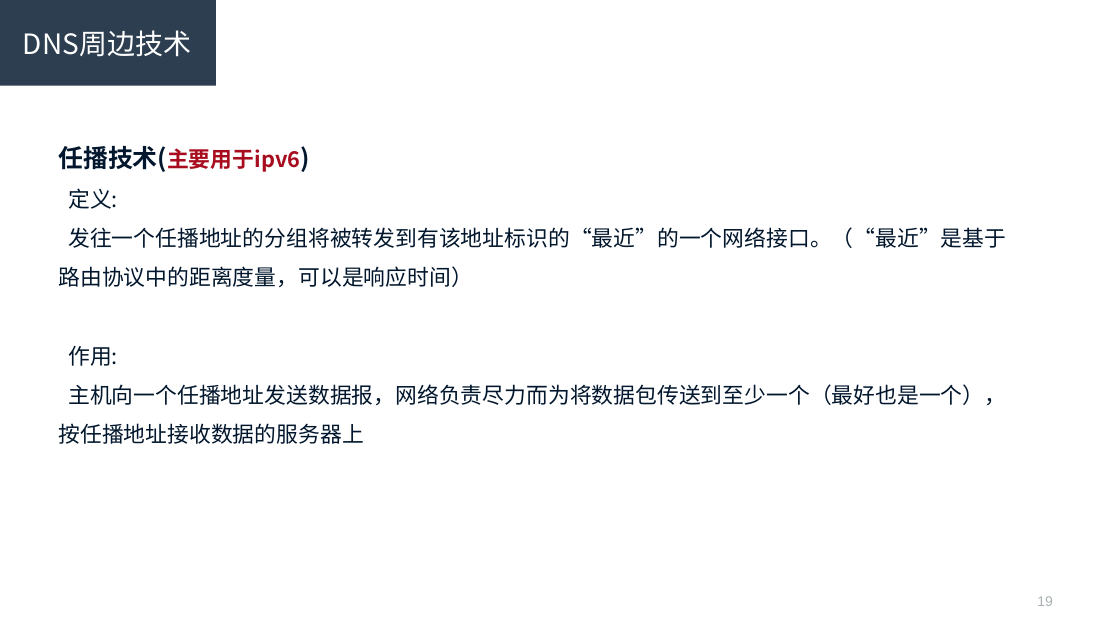
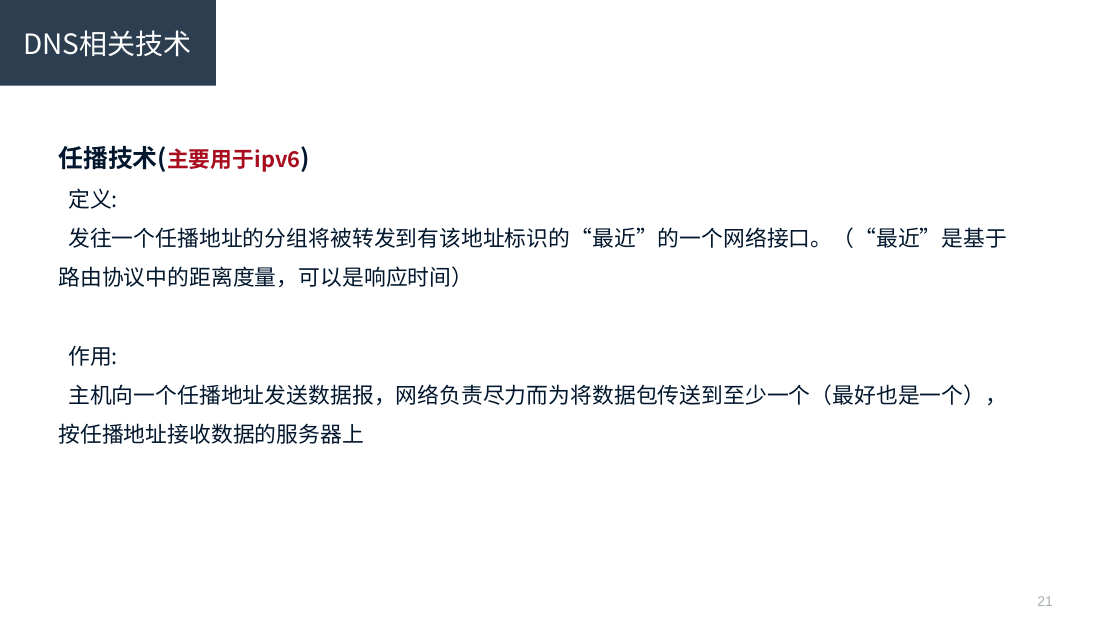
Before and after one commit to R-Lin/Simple_scripts, a slide deck: slide 21 of dns.ppt (slide 19 before the commit). Drawn at 1120x630 pixels with LibreOffice and Linux fonts; fonts in the diff are those of the drawing. Boxes give left, top, right and bottom in pixels: in the first picture for what was removed or moved away, otherwise in the second. Text is boxed around its words. In the diff, an @@ line names an element or a change of style, - is before the commit and + after.

```diff
--- a/dns.ppt
+++ b/dns.ppt
@@ text in rectangle at (23,30,191,57): text changed @@
-DNS周边技术
+DNS相关技术
@@ page number at (1037,596,1053,606): text changed @@
-19
+21
```
Also in this commit, not shown: 5 other slides changed, 3 slides added, 1 slide removed, 1 other file.
